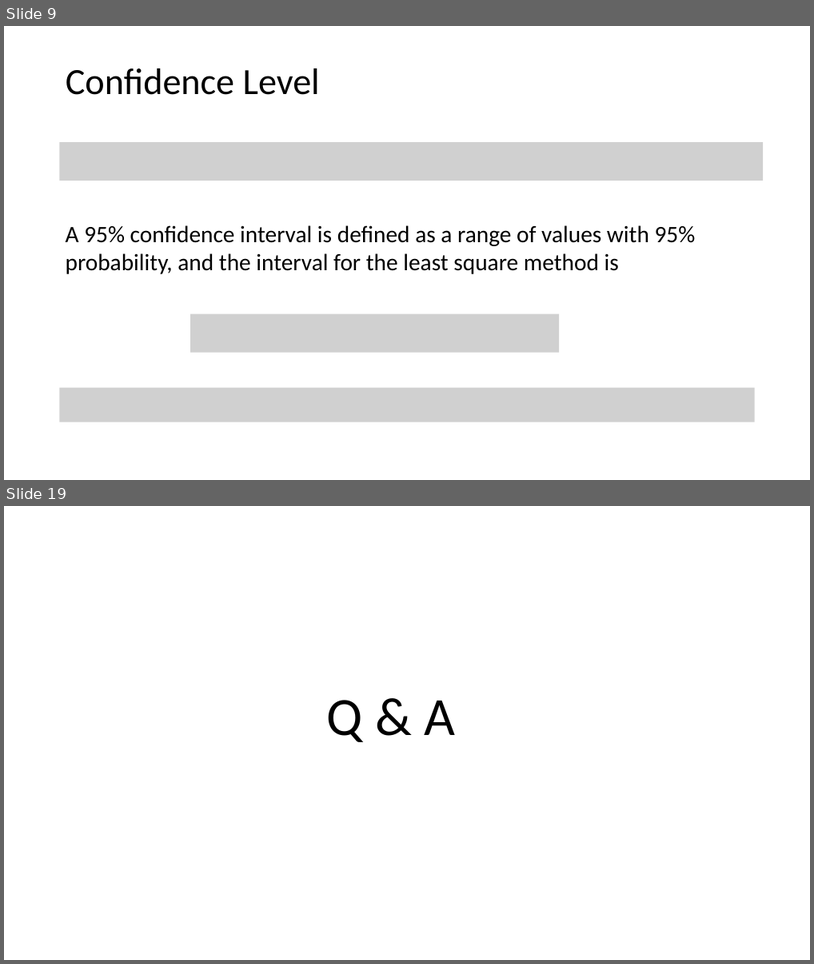
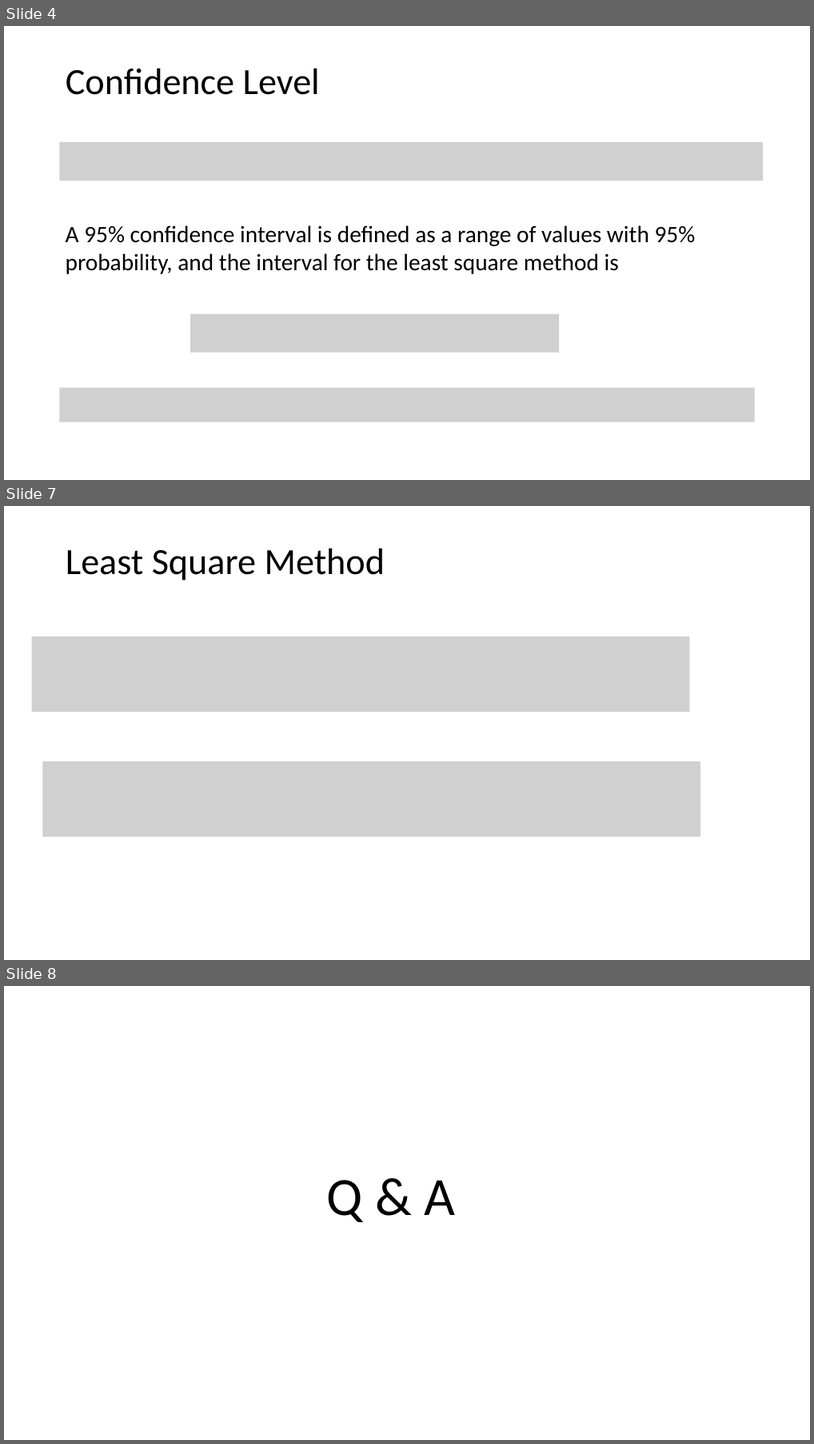
Before and after one commit to tianzheng4/tianzheng4.github.io, a slide deck: _umkc-teaching/slides/Lecture4.pptx. Shown one above the other, each under a label of ours: slides 9 and 19 before the commit, slides 4, 7 and 8 after it; the slides between them are not shown. The pictures are 814x964 and 814x1444 pixels, drawn with LibreOffice and Linux fonts; fonts in the diff are those of the drawing; grey boxes stand for pictures. Boxes give left, top, right and bottom in pixels: in the first picture for what was removed or moved away, otherwise in the second. Text is boxed around its words. In the diff, an @@ line names an element or a change of style, - is before the commit and + after.

```diff
--- a/_umkc-teaching/slides/Lecture4.pptx
+++ b/_umkc-teaching/slides/Lecture4.pptx
@@ slide 7 added at box(4, 506, 810, 960), background #FFFFFF @@
@@ title added at box(66, 548, 386, 580), 44 pt, text #000000 @@
+Least Square Method
@@ picture added at box(32, 636, 690, 712) @@
@@ picture added at box(42, 761, 701, 836) @@
@@ what was slide 9 is now slide 4 @@
@@ what was slide 19 is now slide 8 @@
```
Also in this commit, not shown: 2 other slides added, 14 slides removed, 3 other files.
